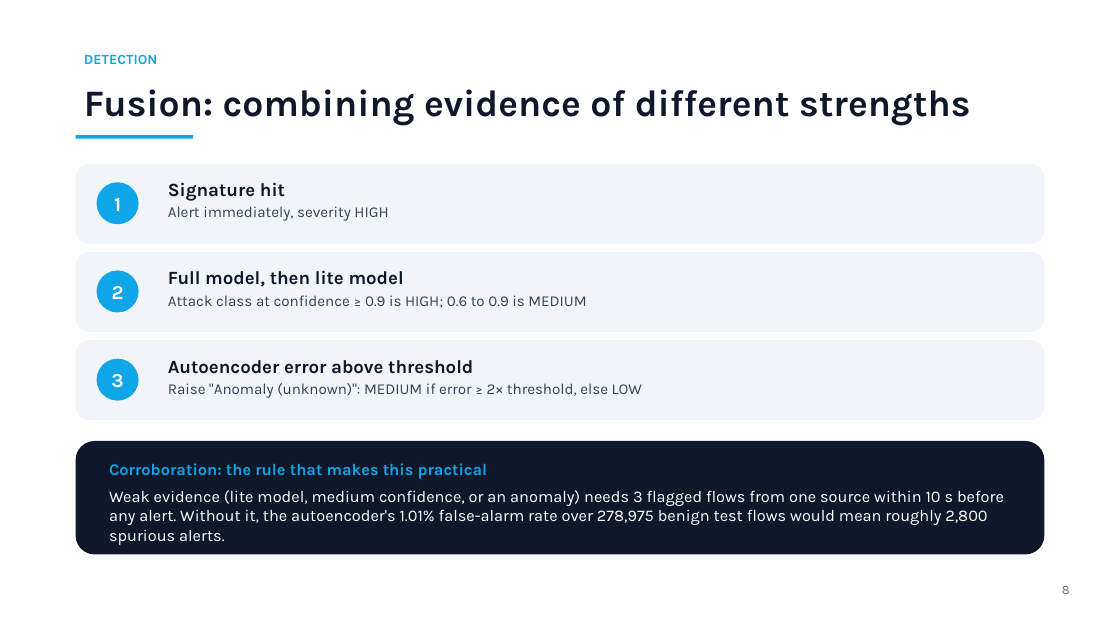
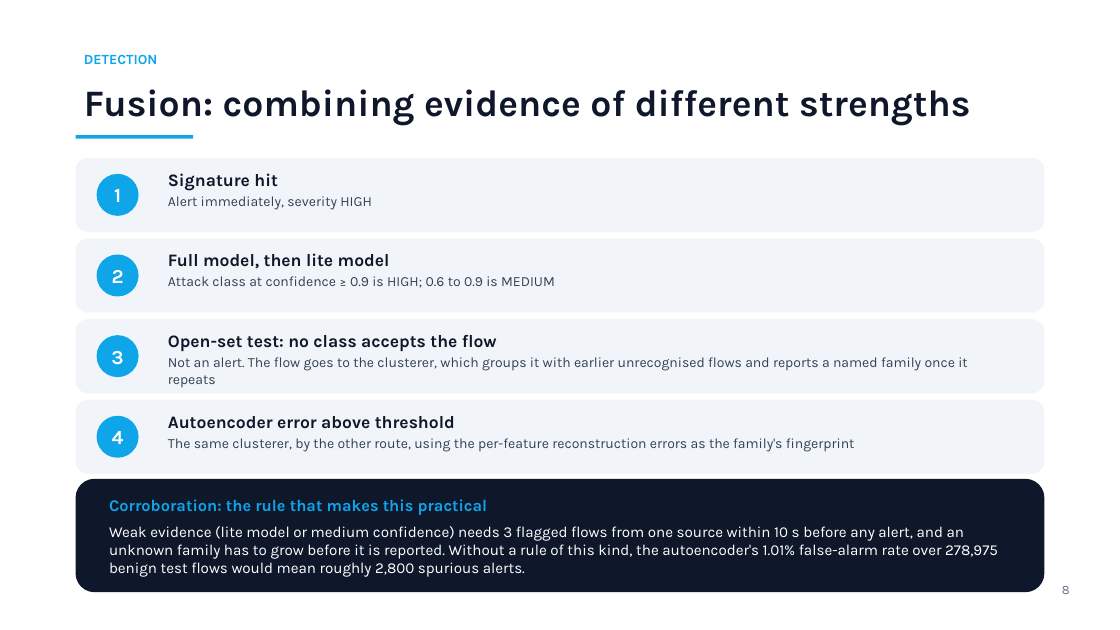
Before and after one commit to nik123-py/ai-based-network-intrusion-detection-system, a slide deck: slide 8 of presentation/Netra.pptx. Drawn at 1120x630 pixels with LibreOffice and Linux fonts; fonts in the diff are those of the drawing. Boxes give left, top, right and bottom in pixels: in the first picture for what was removed or moved away, otherwise in the second. Text is boxed around its words. In the diff, an @@ line names an element or a change of style, - is before the commit and + after.

Commit message:
Add open-set recognition, unknown-family discovery and course deliverables
The classifiers were closed-set: predict_proba is a distribution over the eight
trained classes, so a novel attack is forced into one of them. Measured over
leave-one-class-out folds, the closed-set baseline reports the majority of an
unseen attack as Benign in 6 of 7 cases and raises no alert at all.

Detection layer:
- src/models/openset.py: conformal open-set test over class-conditional
  k-nearest-neighbour distances. alpha is a false-alarm budget fixed in advance,
  not a tuned threshold; measured 0.0468 against a promised 0.05. The
  class-conditional Gaussian score is kept as a measured ablation because it
  rejects only 0.22% of a foreign network, CIC benign traffic being multi-modal.
- src/detection/discovery.py: online leader clustering of rejected flows by the
  direction in which they deviate from normal, with stable NETRA-Uxxx ids,
  readable fingerprints, persistence and analyst promotion.
- Engine, REST API, CLI and desktop app integration. Nothing now emits the old
  unlabelled "Anomaly (unknown)" alert.

Response fix: _raise inferred the firewall action at the point of use and mapped
every non-high severity to a quarantine, so an autoencoder alert at confidence
0.08 rate-limited a host. The policy is now one table and low severity acts.

Results (reports/OPENSET.md): novel family reported in 5 of 7 folds at mean
purity 0.991; on UNSW-NB15 95.09% of traffic is reported unrecognised against
4.68% in domain. Families track individual attack tools, finer than the labels.

Deliverables: docs/concepts.tex viva primer, presentation/Netra_Pitch.pptx, and
docs/Netra_Case_Study_Report.docx built to the department template with 18
figures. Tests 58 -> 96.

```diff
--- a/presentation/Netra.pptx
+++ b/presentation/Netra.pptx
@@ rounded rectangle: place and size @@
-rounded rectangle at [76,164,1044,244]
+rounded rectangle at [76,158,1044,232]
@@ ellipse "1": place and size @@
-ellipse "1" at [97,182,139,224]
+ellipse "1" at [97,174,139,216]
@@ text "Signature hit": place and size @@
-text "Signature hit" at [168,182,388,221]
+text "Signature hit" at [168,173,372,210]
@@ text "Signature hit" at [168,173,372,210]: size 16 to 15 pt in "Signature hit"; size 13 to 12 pt in "Alert immediately, severity HIGH" @@
@@ rounded rectangle: place and size @@
-rounded rectangle at [76,252,1044,332]
+rounded rectangle at [76,239,1044,313]
@@ ellipse "2": place and size @@
-ellipse "2" at [97,271,139,313]
+ellipse "2" at [97,255,139,297]
@@ text "Full model, then lite model": place and size @@
-text "Full model, then lite model" at [168,270,586,308]
+text "Full model, then lite model" at [168,253,555,288]
@@ text "Full model, then lite model" at [168,253,555,288]: size 16 to 15 pt in "Full model, then lite model"; size 13 to 12 pt in "Attack class at confidence ≥ 0.9 is ..." @@
@@ rounded rectangle: place and size @@
-rounded rectangle at [76,340,1044,420]
+rounded rectangle at [76,319,1044,393]
@@ ellipse "3": place and size @@
-ellipse "3" at [97,359,139,401]
+ellipse "3" at [97,335,139,377]
@@ text at [168,335,967,387]: text changed; size 13 to 12 pt @@
-Autoencoder error above threshold
-Raise "Anomaly (unknown)": MEDIUM if error ≥ 2× threshold, else LOW
+Open-set test: no class accepts the flow
+Not an alert. The flow goes to the clusterer, which groups it with earlier unrecognised flows and reports a named family once it repeats
@@ rounded rectangle: place and size @@
-rounded rectangle at [76,441,1044,555]
+rounded rectangle at [76,400,1044,474]
@@ rounded rectangle at [76,400,1044,474]: fill #0F172A to #F1F5F9 @@
@@ ellipse added at [97,416,139,458], fill #0EA5E9, 17 pt, text #FFFFFF, bold @@
+4
@@ text added at [168,416,855,452], 12 pt, text #334155 @@
+Autoencoder error above threshold
+The same clusterer, by the other route, using the per-feature reconstruction errors as the family's fingerprint
@@ rounded rectangle added at [76,479,1044,592], fill #0F172A @@
@@ text "Corroboration: the rule that makes ...": place and size @@
-text "Corroboration: the rule that makes ..." at [109,463,1004,545]
+text "Corroboration: the rule that makes ..." at [109,499,998,577]
@@ text at [109,526,998,577]: text changed; size 14 to 13 pt @@
-Weak evidence (lite model, medium confidence, or an anomaly) needs 3 flagged flows from one source within 10 s before any alert. Without it, the autoencoder's 1.01% false-alarm rate over 278,975 benign test flows would mean roughly 2,800 spurious alerts.
+Weak evidence (lite model or medium confidence) needs 3 flagged flows from one source within 10 s before any alert, and an unknown family has to grow before it is reported. Without a rule of this kind, the autoencoder's 1.01% false-alarm rate over 278,975 benign test flows would mean roughly 2,800 spurious alerts.
```
Also in this commit, not shown: 10 other slides changed, 2 slides added, 49 other files.
